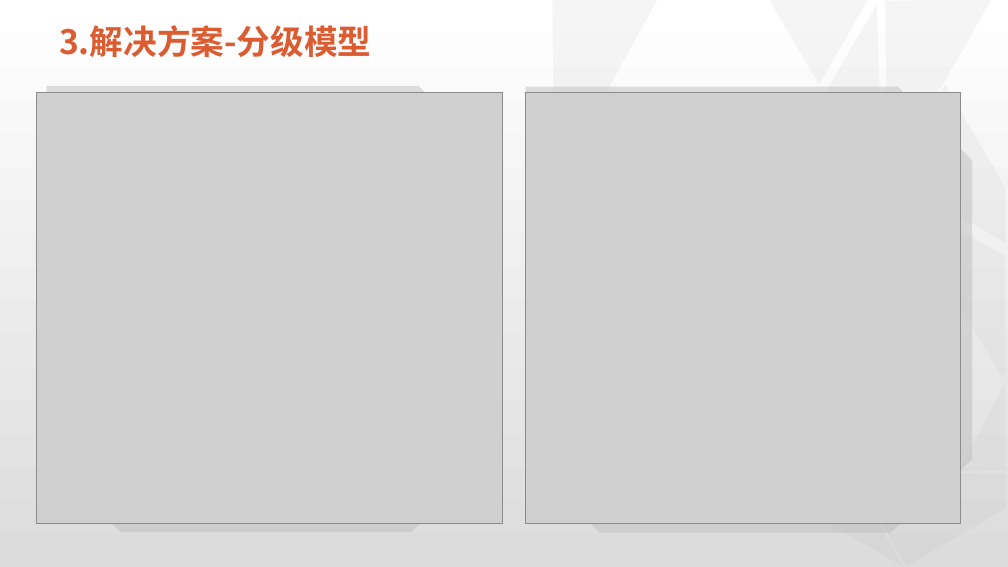
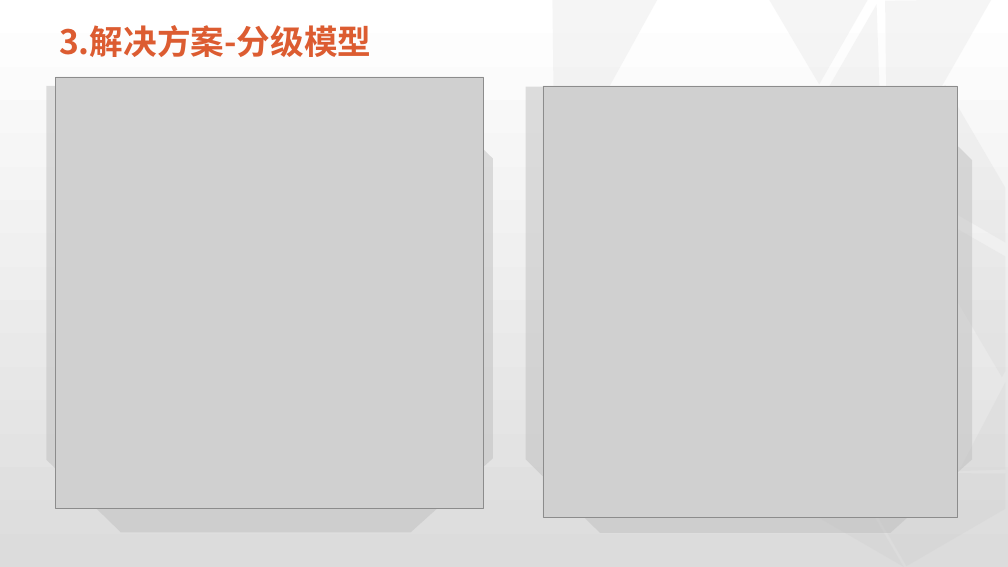
Before and after one commit to physicsLoveJava/java-miscellaneous, a slide deck: slide 11 of tech-interview/a-task/实习总结-07-26.pptx (slide 14 before the commit). Drawn at 1008x567 pixels with LibreOffice and Linux fonts; fonts in the diff are those of the drawing; grey boxes stand for pictures; background and template pictures are left out. Boxes give left, top, right and bottom in pixels: in the first picture for what was removed or moved away, otherwise in the second. Text is boxed around its words. In the diff, an @@ line names an element or a change of style, - is before the commit and + after.

```diff
--- a/tech-interview/a-task/实习总结-07-26.pptx
+++ b/tech-interview/a-task/实习总结-07-26.pptx
@@ picture: place and size @@
-picture at box(37, 92, 503, 523)
+picture at box(55, 77, 483, 508)
@@ picture: place and size @@
-picture at box(526, 92, 961, 523)
+picture at box(543, 86, 957, 517)
@@ right triangle removed at box(559, 89, 775, 275) @@
```
Also in this commit, not shown: 7 other slides changed, 1 slide added, 4 slides removed.
